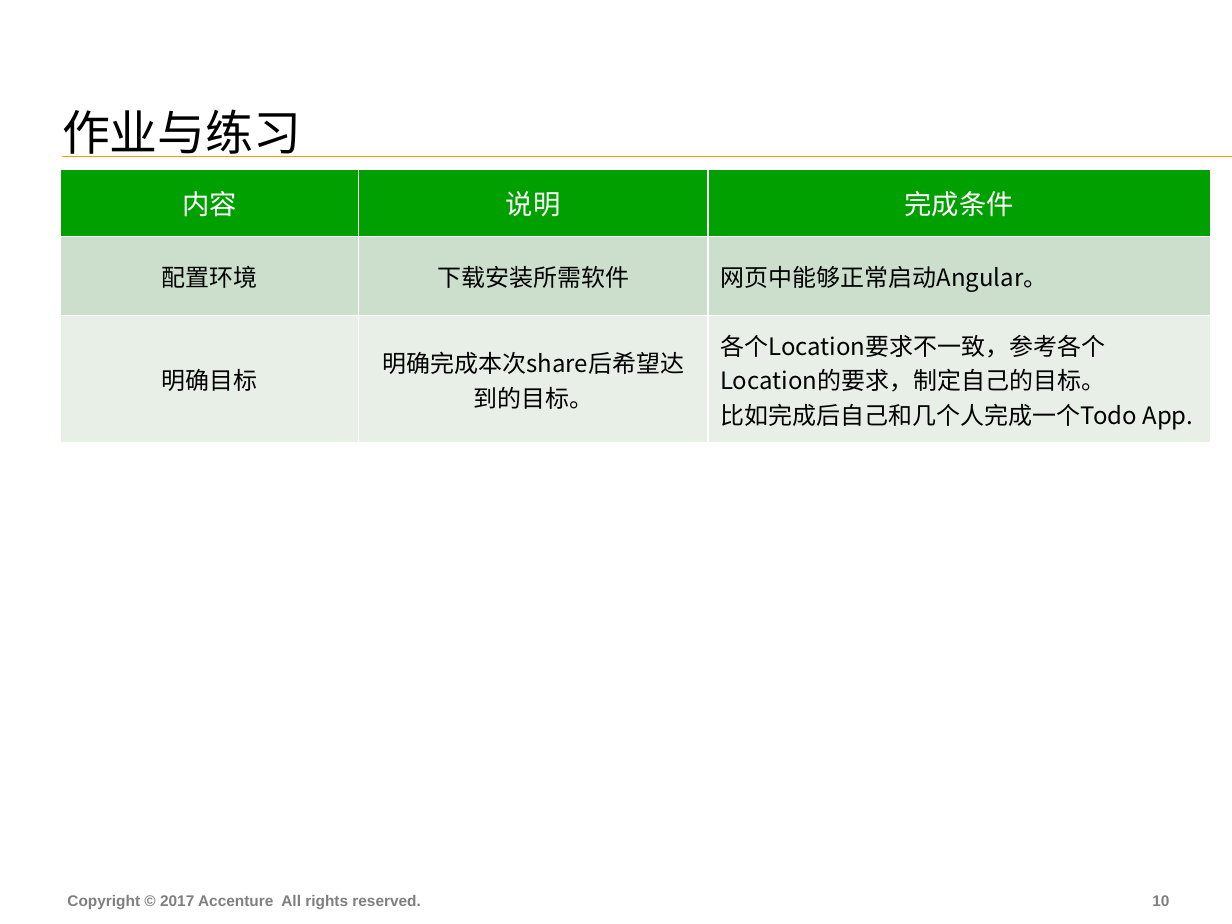
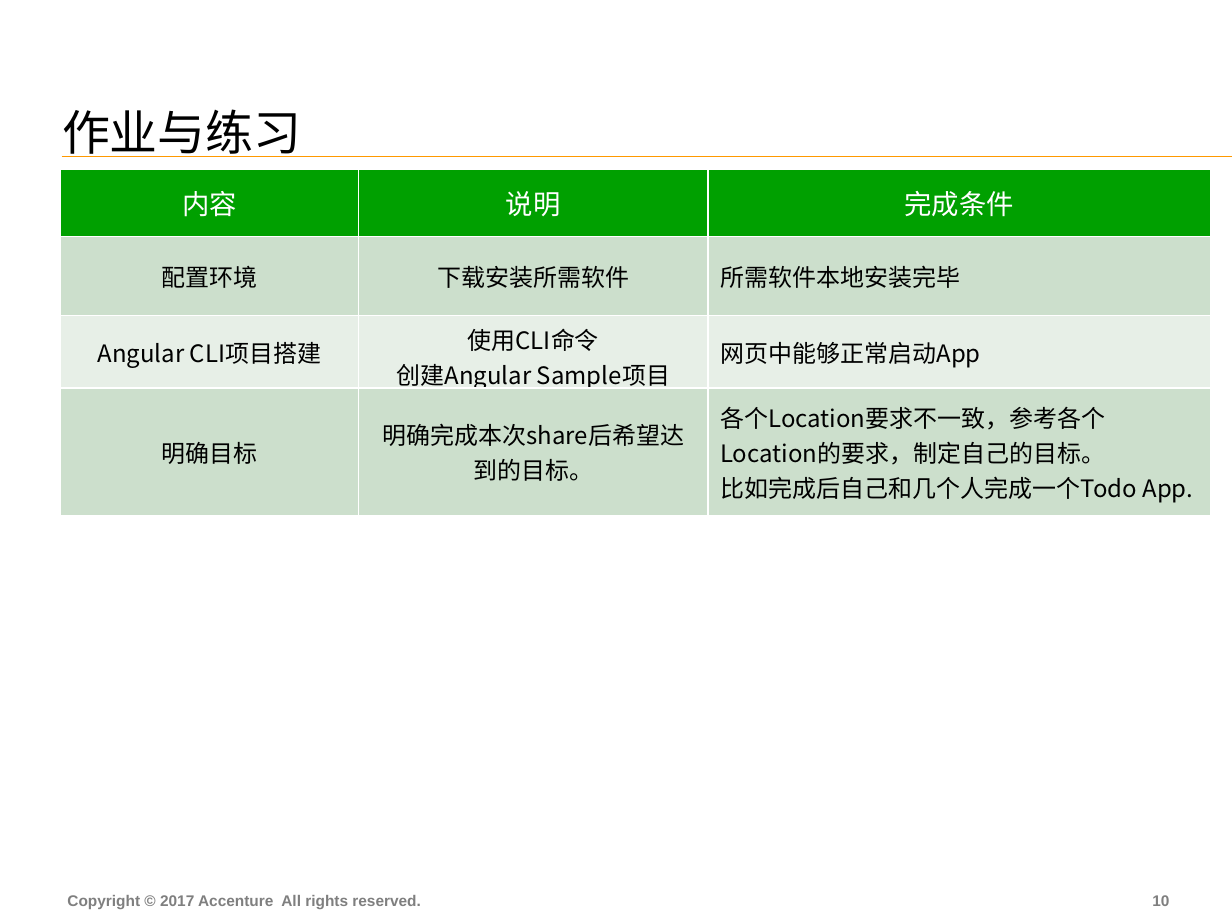
Before and after one commit to FS-Angular-Interest-Group/AngularTraining, a slide deck: slide 11 of PPT/01-Accenture-FS-Angular-Introduce.pptx. Drawn at 1232x924 pixels with LibreOffice and Linux fonts; fonts in the diff are those of the drawing. Boxes give left, top, right and bottom in pixels: in the first picture for what was removed or moved away, otherwise in the second. Text is boxed around its words. In the diff, an @@ line names an element or a change of style, - is before the commit and + after.

```diff
--- a/PPT/01-Accenture-FS-Angular-Introduce.pptx
+++ b/PPT/01-Accenture-FS-Angular-Introduce.pptx
@@ table at [60,169,1210,507] @@
-row 2: 配置环境 | 下载安装所需软件 | 网页中能够正常启动Angular。
+row 2: 配置环境 | 下载安装所需软件 | 所需软件本地安装完毕
+row 3: Angular CLI项目搭建 | 使用CLI命令 / 创建Angular Sample项目 | 网页中能够正常启动App
```
Also in this commit, not shown: 3 other slides changed, 2 other files.
